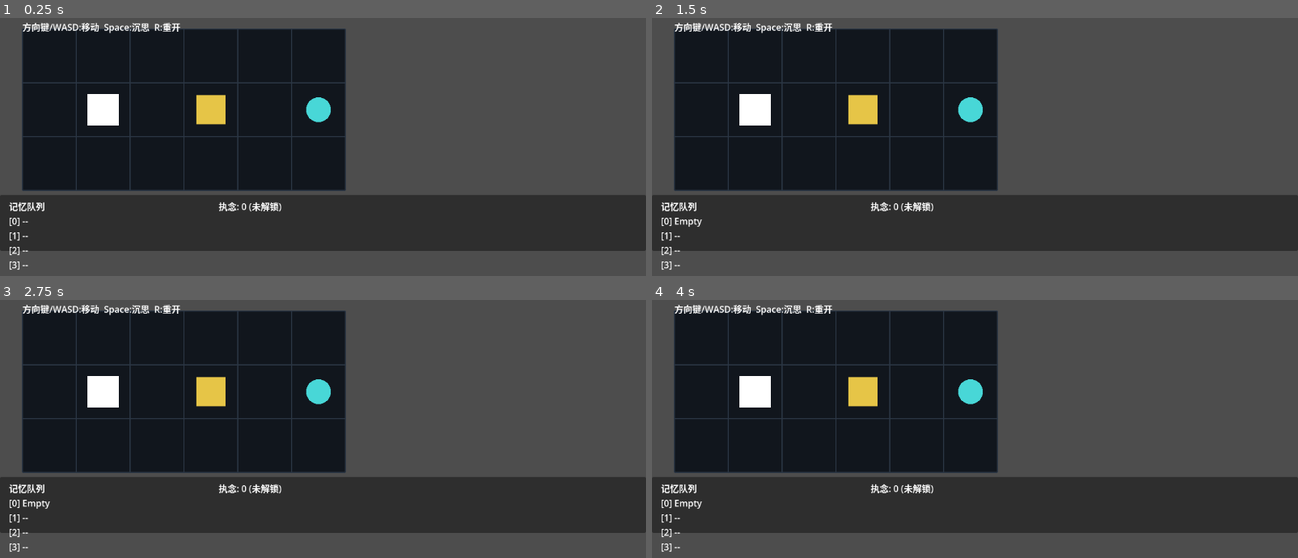
Above: before the commit, frames 1-4 (two rows, left to right).
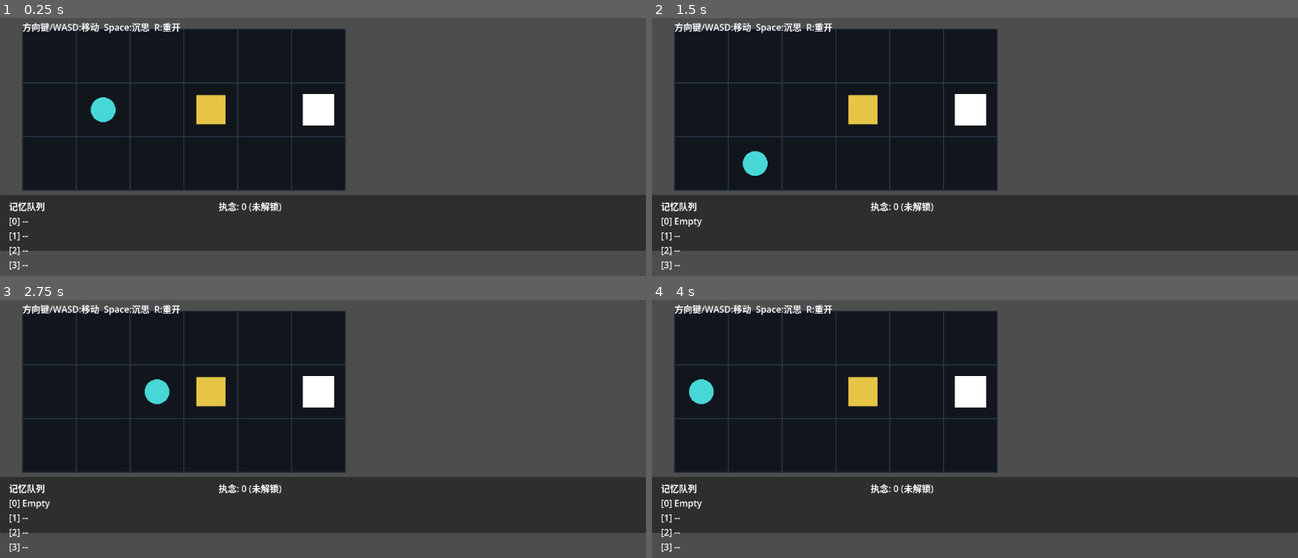
Above: after the commit, the same moments.

Repository: hszqf/Scatterbrain
Game: Godot game, scene res://scenes/app/App.tscn
Two runs of this game, one before a commit and one after it. Both use one fixed random seed, a clock stepped at 60 frames per second and the inputs below.
Inputs:
- Up to frame 1 (0.25 s): no input
- Up to frame 2 (1.5 s): tap Enter at 0.5 s; hold Right (move_right) 0.53-1.28 s; tap Space (empty_change) at 0.6, 1.35 s; tap R (restart_level) at 1.25 s; hold Down (move_down) from 1.28 s (still down)
- Up to frame 3 (2.75 s): tap R (restart_level) at 2 s; release Down (move_down) at 2.03 s; hold Right (move_right) from 2.03 s (still down); tap Space (empty_change) at 2.1 s
- Up to frame 4 (4 s): tap R (restart_level) at 2.75, 3.5 s; release Right (move_right) at 2.78 s; hold Up (move_up) 2.78-3.53 s; tap Space (empty_change) at 2.85, 3.6 s; hold Left (move_left) from 3.53 s (still down)

The runs differ from the first frame. In frame 1, 1.2% of the frame differs, in the area x 13-52%, y 29-42%; in frame 2, 1.5%; in frame 3, 1.5%; in frame 4, 1.5%.

Commit message:
Fix player position on recompile and swap player/exit visuals

Diff:
--- a/scripts/core/world_compiler.gd
+++ b/scripts/core/world_compiler.gd
@@ -4,10 +4,10 @@
 const MAX_ITERATIONS: int = 4
 
 ## Applies memory queue changes onto default world and resolves ghost collisions.
-func compile(defaults: WorldDefaults, queue: ChangeQueue) -> CompileResult:
+func compile(defaults: WorldDefaults, queue: ChangeQueue, player_position: Vector2i) -> CompileResult:
 	var result := CompileResult.new()
 	var working_queue: ChangeQueue = queue
-	var current_world: CompiledWorld = _build_base_world(defaults)
+	var current_world: CompiledWorld = _build_base_world(defaults, player_position)
 	var iteration: int = 0
 	var stabilized: bool = false
 
@@ -16,7 +16,7 @@
 		var removed: Array[ChangeRecord] = working_queue.normalize_to_capacity(defaults.memory_capacity)
 		result.pushed_out_changes.append_array(removed)
 
-		current_world = _build_base_world(defaults)
+		current_world = _build_base_world(defaults, player_position)
 		var generated: Array[ChangeRecord] = _apply_changes(defaults, working_queue.entries(), current_world)
 
 		if generated.is_empty():
@@ -40,10 +40,10 @@
 	return result
 
 
-func _build_base_world(defaults: WorldDefaults) -> CompiledWorld:
+func _build_base_world(defaults: WorldDefaults, player_position: Vector2i) -> CompiledWorld:
 	var world := CompiledWorld.new()
 	world.board_size = defaults.board_size
-	world.player_position = defaults.player_start
+	world.player_position = player_position
 	world.exit_position = defaults.exit_position
 	for entity_id: StringName in defaults.default_entity_positions.keys():
 		world.entity_positions[entity_id] = defaults.default_entity_positions[entity_id]
--- a/scripts/entities/exit_view.gd
+++ b/scripts/entities/exit_view.gd
@@ -9,4 +9,4 @@
 
 
 func _draw() -> void:
-	draw_circle(Vector2.ZERO, 22.0, Color("48d7d7"))
+	draw_rect(Rect2(Vector2(-28, -28), Vector2(56, 56)), Color.WHITE, true)
--- a/scripts/entities/player_view.gd
+++ b/scripts/entities/player_view.gd
@@ -11,4 +11,4 @@
 
 
 func _draw() -> void:
-	draw_rect(Rect2(Vector2(-28, -28), Vector2(56, 56)), Color.WHITE, true)
+	draw_circle(Vector2.ZERO, 22.0, Color("48d7d7"))
--- a/scripts/game/game_controller.gd
+++ b/scripts/game/game_controller.gd
@@ -65,7 +65,6 @@
 
 	_world.player_position = target
 	append_change(ChangeRecord.new(ChangeRecord.ChangeType.POSITION, box_id, push_target, false, "push"))
-	_post_player_move()
 
 
 func append_change(change: ChangeRecord) -> void:
@@ -88,7 +87,8 @@
 func _recompile_world(reason: String) -> void:
 	_input_locked = true
 	print("[Recompile] begin reason=%s" % reason)
-	var result: CompileResult = _compiler.compile(_defaults, _queue)
+	var current_player_position: Vector2i = _world.player_position
+	var result: CompileResult = _compiler.compile(_defaults, _queue, current_player_position)
 	_world = result.world
 
 	_queue.clear()
